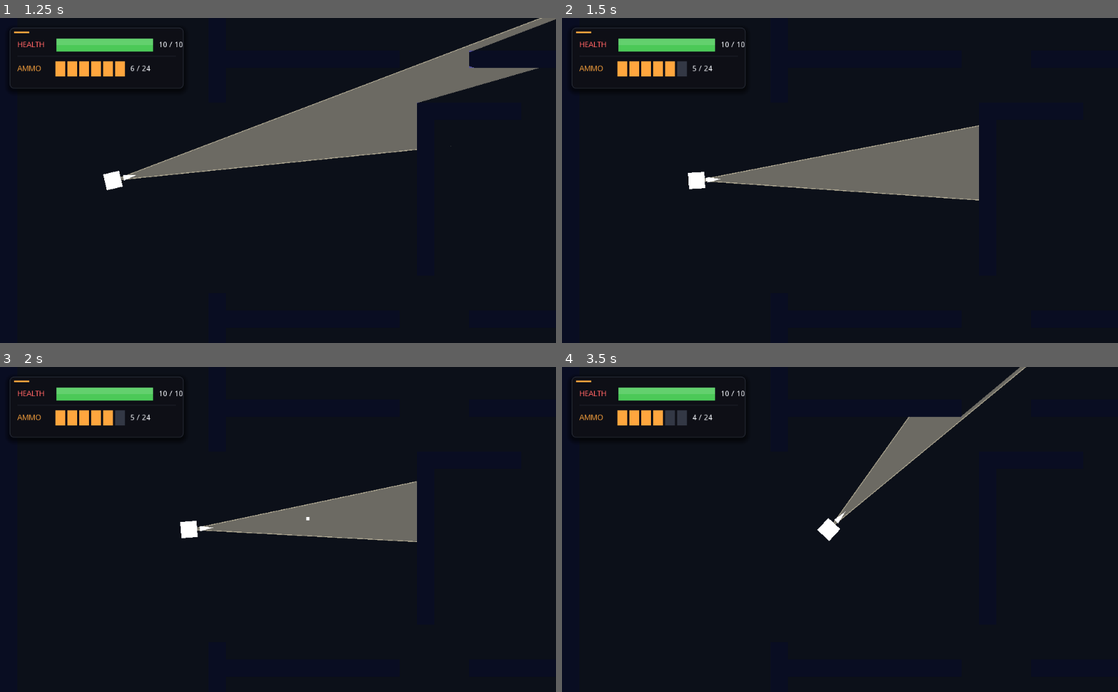
Above: before the commit, frames 1-4 (two rows, left to right).
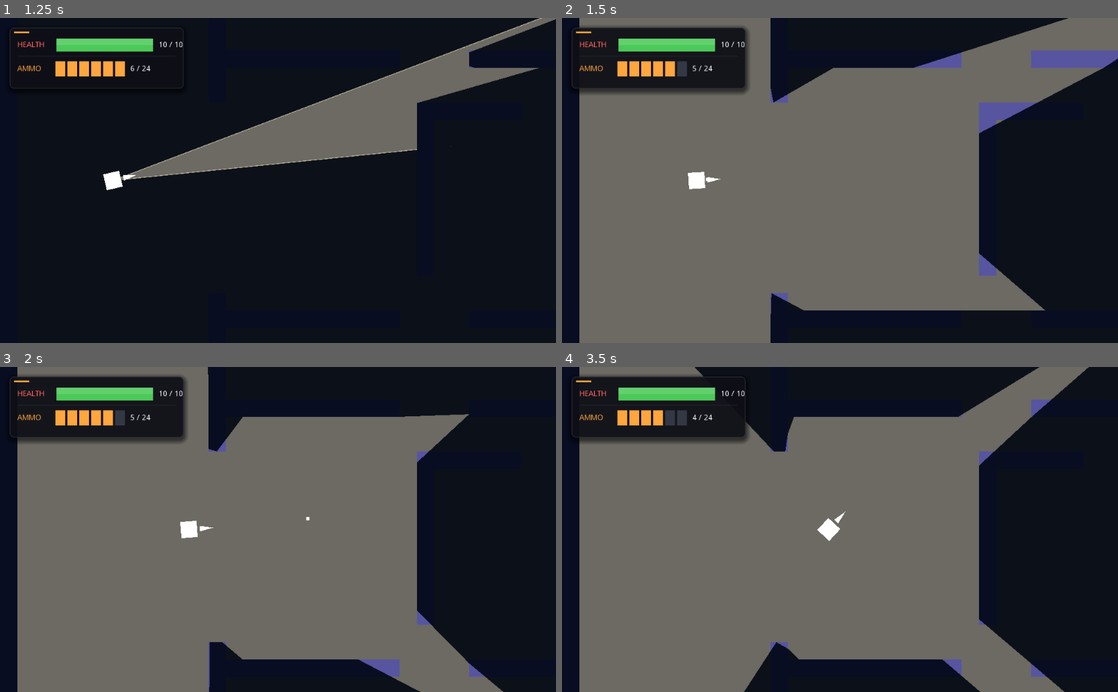
Above: after the commit, the same moments.

Repository: tvorj/topdownshooter
Game: Godot game, scene res://ui/MainMenu.tscn
The game is run twice, just before and just after one commit, with the same random seed, the same clock (stepped at 60 frames per second) and the same inputs.
Inputs (mouse positions are in pixels of both pictures, inside the frame that each line leads up to):
- Up to frame 1 (1.25 s): click "Single Player" at 0.5 s
- Up to frame 2 (1.5 s): tap Enter at 1.25 s; move the mouse to (962, 164) at 1.27 s; hold D (move_right) from 1.28 s (still down); hold E from 1.28 s (still down); click (962, 164) at 1.42 s
- Up to frame 3 (2 s): keep holding D (move_right); keep holding E
- Up to frame 4 (3.5 s): release D (move_right) at 2 s; release E at 2 s; drag from (728, 545) to (867, 519) at 2.02 s; tap Space at 2.75 s; move the mouse to (895, 458) at 2.77 s; hold D (move_right) from 2.78 s (still down); hold E from 2.78 s (still down)

Frame 1 is identical in both runs. In frame 2, 57% of the frame differs, in the area x 3-100%, y 0-100%; in frame 3, 55%; in frame 4, 57%, in the area x 3-95%, y 0-100%.

Commit message:
add 360 fov ability

Diff:
--- a/entities/player/Player.gd
+++ b/entities/player/Player.gd
@@ -32,6 +32,14 @@
 # --- State ---
 var is_dead = false
 var _fov_points := PoolVector2Array()
+
+# --- Scan ability ---
+const ABILITY_DURATION = 5.0
+const ABILITY_COOLDOWN = 10.0
+var ability_active = false
+var ability_timer = 0.0
+var ability_cooldown_timer = 0.0
+var _ability_key_was_pressed = false
 
 # --- Stats ---
 var stats = {
@@ -115,6 +123,20 @@
 		return
 
 	look_at(get_global_mouse_position())
+
+	if ability_active:
+		ability_timer -= delta
+		if ability_timer <= 0.0:
+			ability_active = false
+			ability_cooldown_timer = ABILITY_COOLDOWN
+	elif ability_cooldown_timer > 0.0:
+		ability_cooldown_timer -= delta
+	var e_now = Input.is_key_pressed(KEY_E)
+	if e_now and not _ability_key_was_pressed and not ability_active and ability_cooldown_timer <= 0.0:
+		ability_active = true
+		ability_timer = ABILITY_DURATION
+	_ability_key_was_pressed = e_now
+
 	_update_fov_polygon()
 	update()
 	update_enemy_visibility()
@@ -474,8 +496,9 @@
 		_fov_points = PoolVector2Array()
 		return
 
-	var half_angle = deg2rad(vision_angle / 2.0)
-	var steps = 30
+	var eff_angle = 360.0 if ability_active else float(vision_angle)
+	var half_angle = deg2rad(eff_angle / 2.0)
+	var steps = 60 if ability_active else 30
 	var space_state = get_world_2d().direct_space_state
 
 	var exclude = [self]
@@ -503,29 +526,31 @@
 	if not _is_local() or _fov_points.size() < 3:
 		return
 
-	var half_a = deg2rad(vision_angle / 2.0)
-	var steps = 30
+	var n = _fov_points.size()
+	var steps = n - 3
+	var eff_angle = 360.0 if ability_active else float(vision_angle)
+	var half_a = deg2rad(eff_angle / 2.0)
 	var R = 6000.0
 	var dark = Color(0.01, 0.03, 0.07, 0.88)
-	var n = _fov_points.size()
-
-	# Behind the player
-	draw_colored_polygon(PoolVector2Array([
-		Vector2(-R, -R), Vector2(-R, R), Vector2(0.0, R), Vector2(0.0, -R)
-	]), dark)
-	# Above the cone
-	draw_colored_polygon(PoolVector2Array([
-		Vector2(0.0, -R), Vector2(R, -R),
-		Vector2.RIGHT.rotated(-half_a) * R, Vector2.ZERO
-	]), dark)
-	# Below the cone
-	draw_colored_polygon(PoolVector2Array([
-		Vector2.ZERO,
-		Vector2.RIGHT.rotated(half_a) * R,
-		Vector2(R, R), Vector2(0.0, R)
-	]), dark)
-
-	# Inside cone, beyond wall hits — one trapezoid per ray pair
+
+	if not ability_active:
+		# Behind the player
+		draw_colored_polygon(PoolVector2Array([
+			Vector2(-R, -R), Vector2(-R, R), Vector2(0.0, R), Vector2(0.0, -R)
+		]), dark)
+		# Above the cone
+		draw_colored_polygon(PoolVector2Array([
+			Vector2(0.0, -R), Vector2(R, -R),
+			Vector2.RIGHT.rotated(-half_a) * R, Vector2.ZERO
+		]), dark)
+		# Below the cone
+		draw_colored_polygon(PoolVector2Array([
+			Vector2.ZERO,
+			Vector2.RIGHT.rotated(half_a) * R,
+			Vector2(R, R), Vector2(0.0, R)
+		]), dark)
+
+	# Beyond wall hits — one trapezoid per ray pair
 	for i in range(1, n - 2):
 		var a1 = -half_a + (half_a * 2.0 / steps) * (i - 1)
 		var a2 = -half_a + (half_a * 2.0 / steps) * i
@@ -535,10 +560,11 @@
 			Vector2.RIGHT.rotated(a1) * R
 		]), dark)
 
-	# Warm flashlight beam overlay
+	# Warm overlay
 	draw_colored_polygon(_fov_points, Color(1.0, 0.95, 0.8, 0.18))
-	draw_line(Vector2.ZERO, _fov_points[1], Color(1.0, 0.95, 0.8, 0.55), 1.5)
-	draw_line(Vector2.ZERO, _fov_points[n - 2], Color(1.0, 0.95, 0.8, 0.55), 1.5)
+	if not ability_active:
+		draw_line(Vector2.ZERO, _fov_points[1], Color(1.0, 0.95, 0.8, 0.55), 1.5)
+		draw_line(Vector2.ZERO, _fov_points[n - 2], Color(1.0, 0.95, 0.8, 0.55), 1.5)
 
 
 func update_enemy_visibility():
@@ -585,15 +611,12 @@
 		return true
 	if dist > vision_distance:
 		return false
+	if ability_active:
+		return true
 	var forward = Vector2.RIGHT.rotated(rotation)
 	var angle_to_target = rad2deg(forward.angle_to(to_target.normalized()))
-
-	# Add the angular half-width the target's body subtends at this distance so
-	# we see the enemy when any part of their body crosses into the cone, not
-	# only when the center does.
 	var body_radius = _target_body_radius(target)
 	var angular_half_width = rad2deg(atan2(body_radius, dist))
-
 	return abs(angle_to_target) <= vision_angle / 2.0 + angular_half_width
 
 
